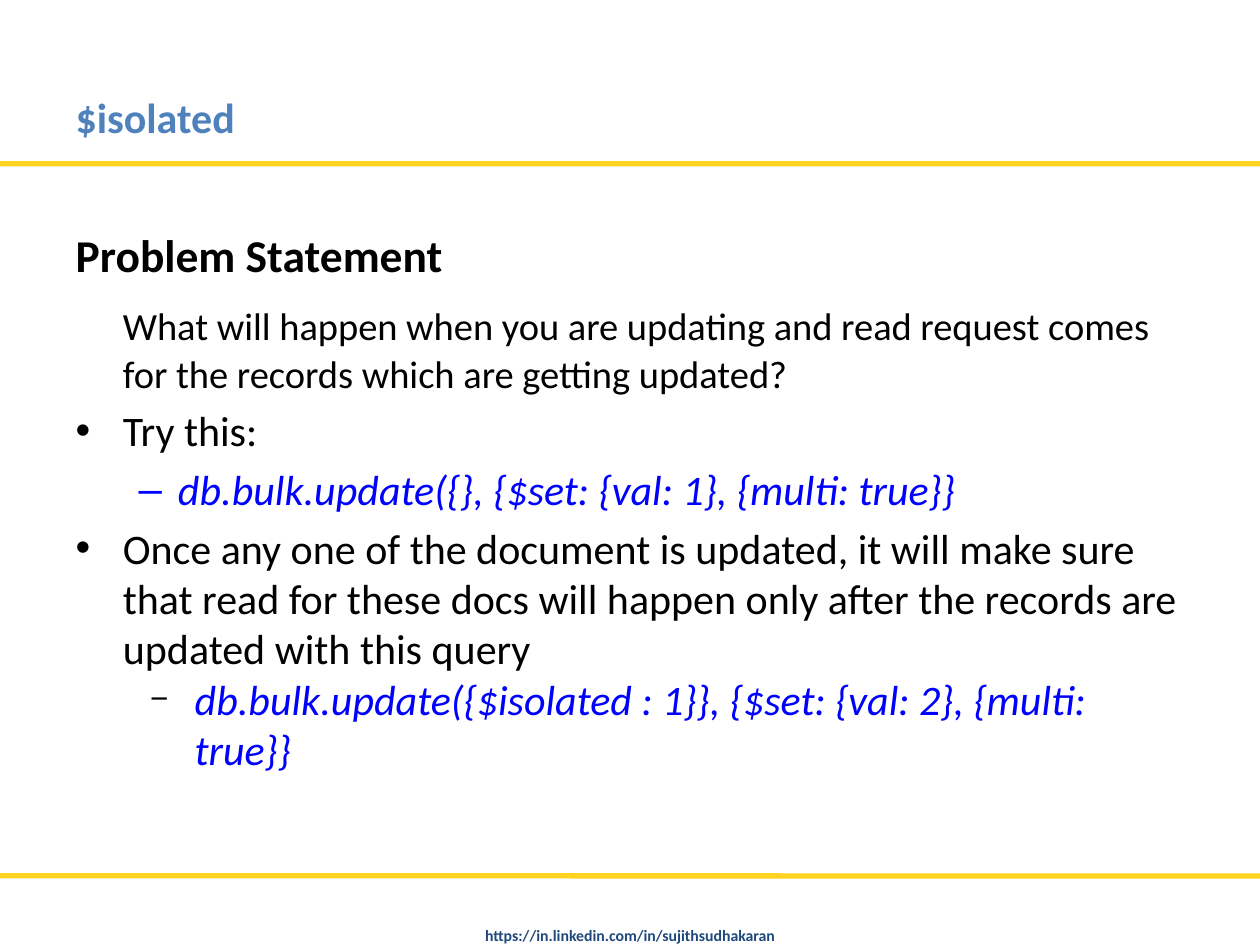
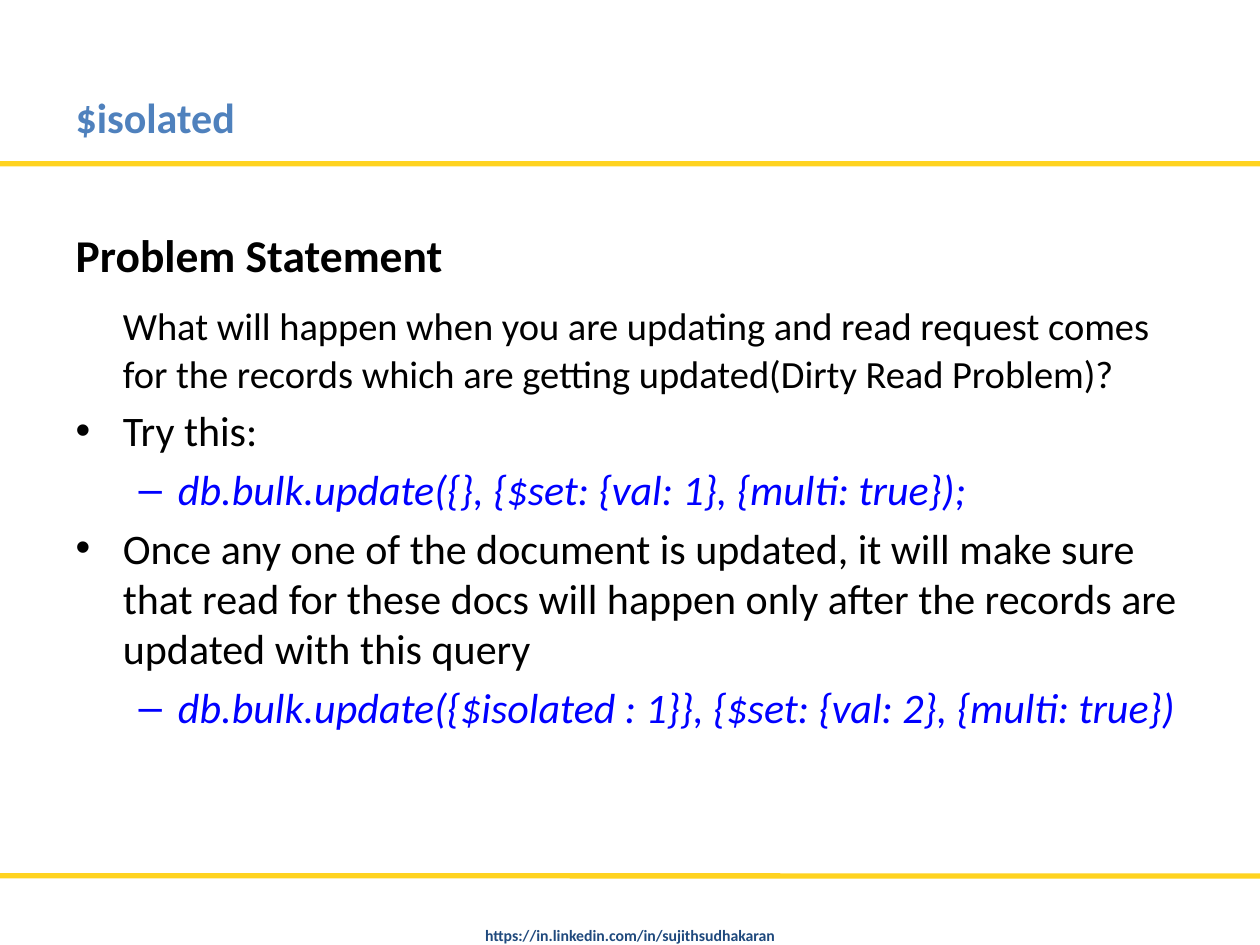
Before and after one commit to nitinmlvya/mongodb-tips-and-advfeatures, a slide deck: slide 8 of MongoDB Tips and Advance Features.odp. Drawn at 1260x945 pixels with LibreOffice and Linux fonts; fonts in the diff are those of the drawing; background and template pictures are left out. Boxes give left, top, right and bottom in pixels: in the first picture for what was removed or moved away, otherwise in the second. Text is boxed around its words. In the diff, an @@ line names an element or a change of style, - is before the commit and + after.

```diff
--- a/MongoDB Tips and Advance Features.odp
+++ b/MongoDB Tips and Advance Features.odp
@@ text at [123, 313, 1149, 395]: text changed @@
-What will happen when you are updating and read request comes for the records which are getting updated?
+What will happen when you are updating and read request comes for the records which are getting updated(Dirty Read Problem)?
@@ text at [178, 474, 966, 512]: text changed @@
-  – db.bulk.update({}, {$set: {val: 1}, {multi: true}}
+  – db.bulk.update({}, {$set: {val: 1}, {multi: true});
@@ text at [178, 692, 1175, 730]: text changed @@
-  − db.bulk.update({$isolated : 1}}, {$set: {val: 2}, {multi: true}}
+  – db.bulk.update({$isolated : 1}}, {$set: {val: 2}, {multi: true})
```
Also in this commit, not shown: 7 other slides changed, 3 other files.
